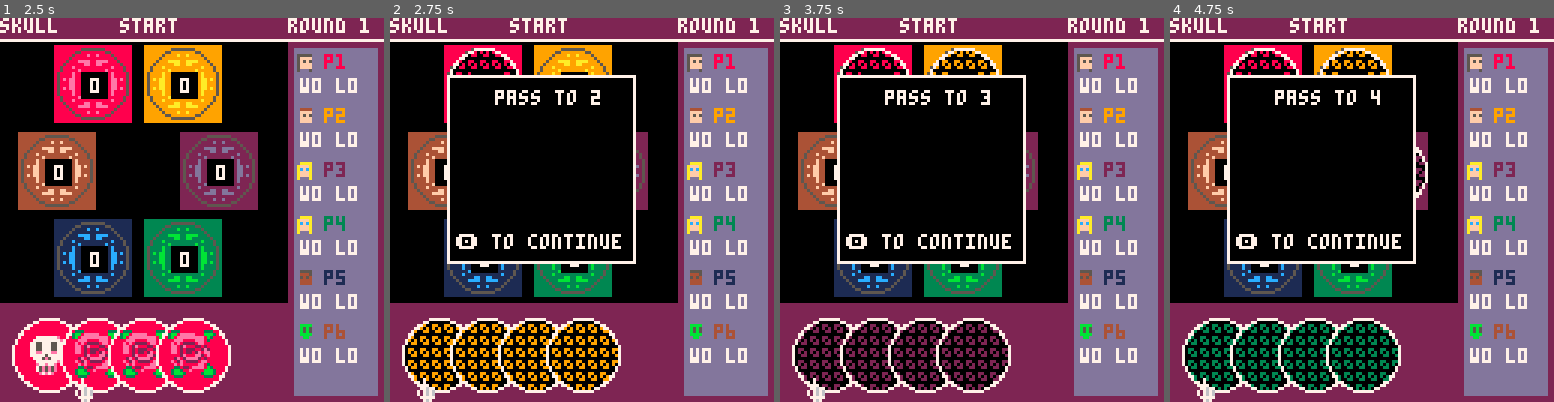
Above: before the commit, frames 1-4 (left to right).
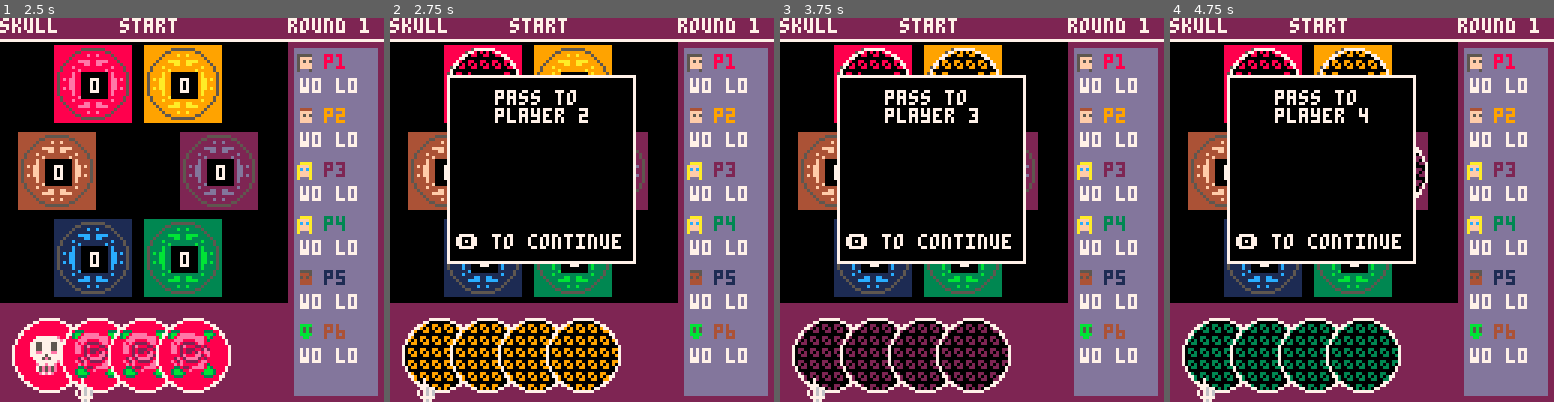
Above: after the commit, the same moments.

Repository: ignoreintuition/skull
Game: PICO-8 cartridge skull.p8
Same seed, same stepped clock (60 frames per second), same inputs: the game is played once before the commit and once after it.
Inputs:
- Up to frame 1 (2.5 s): tap X (X key) at 0.33, 1.07, 1.85 s; tap O (Z key) at 0.7, 1.7, 2.1 s; hold Right 1.6-2.1 s; hold Right from 2.47 s (still down)
- Up to frame 2 (2.75 s): keep holding Right; tap O (Z key) at 2.5 s
- Up to frame 3 (3.75 s): tap O (Z key) at 2.9, 3.3, 3.7 s; tap X (X key) at 2.97 s; release Right at 3.03 s; hold Left 3.08-3.58 s
- Up to frame 4 (4.75 s): hold Right 4.02-4.68 s; tap X (X key) at 4.08 s; tap O (Z key) at 4.1, 4.5 s

Frame 1 is identical in both runs. In frame 2, 0.5% of the frame differs, in the area x 27-55%, y 18-28%; in frame 3, 0.5%; in frame 4, 0.5%.

Commit message:
final version

Diff:
--- a/src/components/widget.lua
+++ b/src/components/widget.lua
@@ -28,7 +28,7 @@
   end,
   increase = function(_ENV)
     if bid < state:get().maxBid then
-    bid +=1
+      bid += 1
     end
   end,
   decrease = function(_ENV)
--- a/src/controller.lua
+++ b/src/controller.lua
@@ -26,6 +26,9 @@
         state:set('title')
       elseif btnp(1) then
         state.playerCnt = state.playerCnt % 6 + 1
+        if state.playerCnt == 1 then
+          state.playerCnt += 1
+        end
       end
     end
   },
@@ -56,7 +59,7 @@
     elseif btnp(1) then
       toolbars[#toolbars]:selectNext()
     elseif btnp(0) then
-      -- move left
+      --TODO move left
     end
   end,
   handleWidget = function(_ENV)
@@ -95,7 +98,7 @@
         gameScene.cursor:selectNextStack()
       end
     elseif btn(0) then
-      -- move left
+      -- TODO move left
     end
   end
 })
--- a/src/cursor.lua
+++ b/src/cursor.lua
@@ -5,6 +5,9 @@
   visible = true,
   highlightedStack = 0,
   init = function(_ENV, self)
+    self.x = 16
+    self.y = 120
+    self.highlightedStack = 1
   end,
   update = function(_ENV)
     local gameScene = state:get()
--- a/src/player.lua
+++ b/src/player.lua
@@ -9,6 +9,7 @@
   face = 38,
   currentBid = 0,
   passed = false,
+  lostRound = false,
   challenger = false,
   init = function(_ENV, self)
     self.colors = colorRamps[self.number]
--- a/src/scene/game.lua
+++ b/src/scene/game.lua
@@ -5,9 +5,14 @@
   playerCnt = 6,
   currentPlayer = 1,
   round = 1,
+  roundOver = false,
   currentBid = 0,
-  maxBid = 10,
+  maxBid = 0,
   revealed = 0,
+  out = false,
+
+  selectedStack = {},
+  currentPlayerStack = {},
 
   cursor = {},
   dialogs = {},
@@ -15,7 +20,19 @@
   widgets = {},
 
   init = function(_ENV, self)
+    mode = modes.start
     players = {}
+    currentPlayer = 1
+    round = 1
+    roundOver = false
+    currentBid = 0
+    maxBid = 0
+    revealed = 0
+    out = false
+    selectedStack = {}
+    currentPlayerStack = {}
+    cursor = {}
+    mode = modes.start
     playerCnt = self.playerCnt
     ui = UI:new()
     cursor = Cursor:new()
@@ -30,6 +47,9 @@
     end
   end,
   update = function(_ENV)
+    if players[currentPlayer].out == true then
+      nextPlayer(_ENV)
+    end
     ui:update()
     cursor:update()
     callAll(players, 'update')
@@ -38,11 +58,11 @@
     callAll(widgets, 'update')
     local active = 0
     for k, v in pairs(players) do
-      if v.challenger or v.passed then
+      if v.challenger or v.passed or v.out then
         active += 1
       end
     end
-    if active == #players then
+    if revelation(_ENV, active) then
       if mode != modes.revelation then
         for k, v in ipairs(players) do
           if v.challenger then
@@ -56,6 +76,10 @@
       end
       mode = modes.revelation
     end
+    maxBid = 0
+    for v in all(players) do
+      maxBid += #v.stack.cards
+    end
     return 'game'
   end,
   draw = function(_ENV)
@@ -67,18 +91,24 @@
     callAll(dialogs, 'draw')
   end,
   nextPlayer = function(_ENV)
+    local text = ""
     if currentPlayer == #players and mode == modes.start then
       mode = modes.place
     end
-    repeat
-      currentPlayer = currentPlayer % #players + 1
-    until not players[currentPlayer].passed == true
-    for k, v in ipairs(players) do
-      v.active = currentPlayer == k
+    if currentBid == maxBid and mode == modes.challenge then
+      text = "max bid\nshow cards"
+    else
+      repeat
+        currentPlayer = currentPlayer % #players + 1
+      until not players[currentPlayer].passed == true and not players[currentPlayer].out == true
+      for k, v in ipairs(players) do
+        v.active = currentPlayer == k
+      end
+      text = "pass to " .. "\nplayer " .. currentPlayer
     end
     add(
       dialogs, Dialog:new({
-        text = "pass to " .. currentPlayer,
+        text = text,
         cancellable = false,
         cb = function()
         end
@@ -122,18 +152,61 @@
       players[currentPlayer].stack:addCard(players[currentPlayer].hand:playCard(currentPlayer))
       nextPlayer(_ENV)
     elseif mode == modes.revelation then
-      -- TODO check if all players cards have been revealed
-      -- TODO pop cards off the stack
-      -- TODO if game end award win or remove card
-      if revealed < maxBid then
-        add(
-          dialogs, Dialog:new({
-            text = players[cursor.highlightedStack].stack.cards[#players[cursor.highlightedStack].stack.cards].face,
-            cancellable = false,
-            cb = function()
+      selectedStack = players[cursor.highlightedStack].stack.cards
+      currentPlayerStack = players[currentPlayer].stack.cards
+      if canPlay(_ENV) then
+        revealed += 1
+        if selectedStack[#selectedStack].face == skull then
+          players[currentPlayer].losses += 1
+          players[currentPlayer].lostRound = true
+          add(
+            dialogs, Dialog:new({
+              text = 'skull \nyou lose\n\none card\nremoved\nfrom hand',
+              cancellable = false,
+              cb = function()
+                nextRound(_ENV)
+              end
+            })
+          )
+        else
+          if revealed == currentBid then
+            players[currentPlayer].wins += 1
+            if players[currentPlayer].wins == 2 then
+              add(
+                dialogs, Dialog:new({
+                  text = 'game over\nwinner is\nplayer ' .. currentPlayer,
+                  cancellable = false,
+                  cb = function()
+                    state.winner = currentPlayer
+                    state.current = 'gameOver'
+                  end
+                })
+              )
+            else
+              add(
+                dialogs, Dialog:new({
+                  text = 'you win',
+                  cancellable = false,
+                  cb = function()
+                    nextRound(_ENV)
+                  end
+                })
+              )
             end
-          })
-        )
+          else
+            add(
+              dialogs, Dialog:new({
+                text = 'rose\n' .. currentBid - revealed .. ' remaining',
+                cancellable = false,
+                cb = function()
+                  selectedStack[#selectedStack].inHand = true
+                  add(players[cursor.highlightedStack].hand.cards, selectedStack[#selectedStack])
+                  del(selectedStack, selectedStack[#selectedStack])
+                end
+              })
+            )
+          end
+        end
         state.activeDialog = true
       end
       return true
@@ -186,5 +259,62 @@
       state.activeDialog = true
       return true
     end
+  end,
+  canPlay = function(_ENV)
+    if revealed >= currentBid then
+      return false
+    elseif cursor.highlightedStack == currentPlayer and #selectedStack > 0 then
+      return true
+    elseif #selectedStack > 0 and #currentPlayerStack == 0 then
+      return true
+    end
+    return false
+  end,
+  nextRound = function(_ENV)
+    currentBid = 0
+    revealed = 0
+    round = round + 1
+    mode = modes.start
+    for k, v in ipairs(players) do
+      local playerToDel = 0
+      v.challenger = false
+      v.passed = false
+      for j, w in ipairs(v.stack.cards) do
+        w.inHand = true
+        add(v.hand.cards, w)
+      end
+      for j, w in pairs(v.stack.cards) do
+        v.stack.cards[j] = nil
+      end
+      if v.lostRound == true then
+        local cardToDel = flr(rnd(#v.hand.cards)) + 1
+        deli(v.hand.cards, cardToDel)
+        v.lostRound = false
+        if #v.hand.cards == 0 then
+          playerToDel = k
+        end
+      end
+      if playerToDel > 0 then
+        players[playerToDel].out = true
+      end
+    end
+    local playersOut = 0
+    for k, v in ipairs(players) do
+      if v.out == true then
+        playersOut += 1
+      end
+    end
+    if playersOut == #players - 1 then
+      state.current = 'gameOver'
+      state.winner = currentPlayer
+    end
+  end,
+  revelation = function(_ENV, active)
+    if active == #players then
+      return true
+    elseif mode == modes.challenge and currentBid == maxBid then
+      return true
+    end
+    return false
   end
 })
--- a/src/scene/gameOver.lua
+++ b/src/scene/gameOver.lua
@@ -1,9 +1,25 @@
 GameOver = Scene:new({
+  winner = 0,
+  delay = 60,
   init = function(_ENV)
+    timer = 0
   end,
   update = function(_ENV)
+    if timer > delay then
+    if btnp(🅾️) then
+      return 'title'
+    end
+    else
+      timer += 1
+    end
     return 'gameOver'
   end,
   draw = function(_ENV)
+    cls()
+    print('game over', 40, 40, 7)
+    print('winner is player ' .. state.winner, 24, 56, 7)
+    if timer > delay then
+      print('press 🅾️ to restart', 22, 64, 7)
+    end
   end
 })
--- a/src/stack.lua
+++ b/src/stack.lua
@@ -15,8 +15,12 @@
     end
     local x = seats[playerNumber].x
     local y = seats[playerNumber].y
-    rectfill(x+ 12, y+ 12, x + 20, y + 20, 0)
-    print(#cards, x + 15, y + 14, 7)
+    rectfill(x + 12, y + 12, x + 20, y + 20, 0)
+    if state:get().players[playerNumber].out == true then
+      print('x', x + 15, y + 14, 7)
+    else
+      print(#cards, x + 15, y + 14, 7)
+    end
   end,
   removeCard = function(_ENV, number)
     del(cards, cards[number])
--- a/src/state.lua
+++ b/src/state.lua
@@ -2,19 +2,20 @@
   current = 'title',
   previous = 'title',
   playerCnt = 6,
+  winner = 0,
   activeDialog = false,
   activeToolbar = false,
   activeWidget = false,
   scenes = {},
   init = function(_ENV, self)
-    scenes.title = Title:new({playerCnt = playerCnt})
-    scenes.gameOver = GameOver:new({playerCnt = playerCnt})
-    scenes.settings = Settings:new({playerCnt = playerCnt})
-    scenes.game = GameScene:new({playerCnt = playerCnt})
+    scenes.title = Title:new({ playerCnt = playerCnt })
+    scenes.gameOver = GameOver:new({ playerCnt = playerCnt })
+    scenes.settings = Settings:new({ playerCnt = playerCnt })
+    scenes.game = GameScene:new({ playerCnt = playerCnt })
   end,
   update = function(_ENV)
     if stateChange(_ENV) then
-      scenes[current]:init({playerCnt = playerCnt})
+      scenes[current]:init({ playerCnt = playerCnt  })
       previous = current
     end
     current = scenes[current]:update()
Not shown, changed: dist/skull.p8.png
